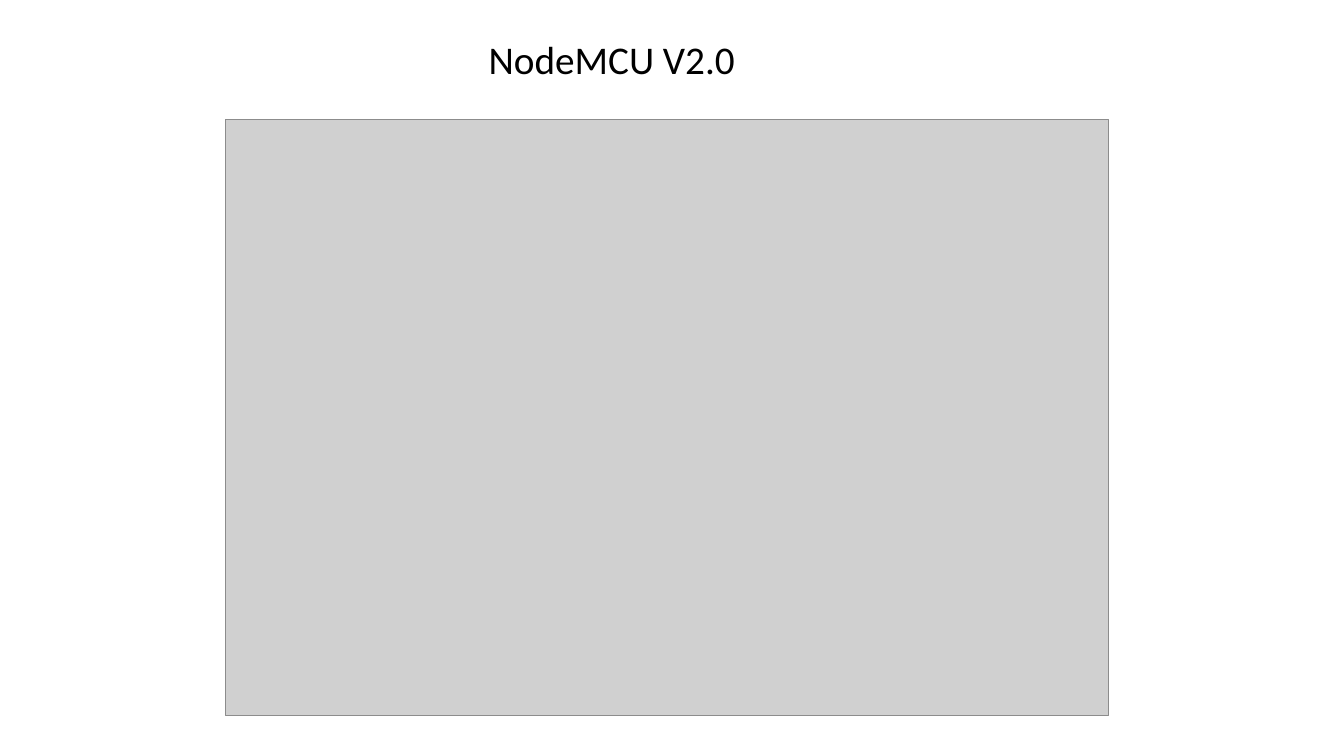
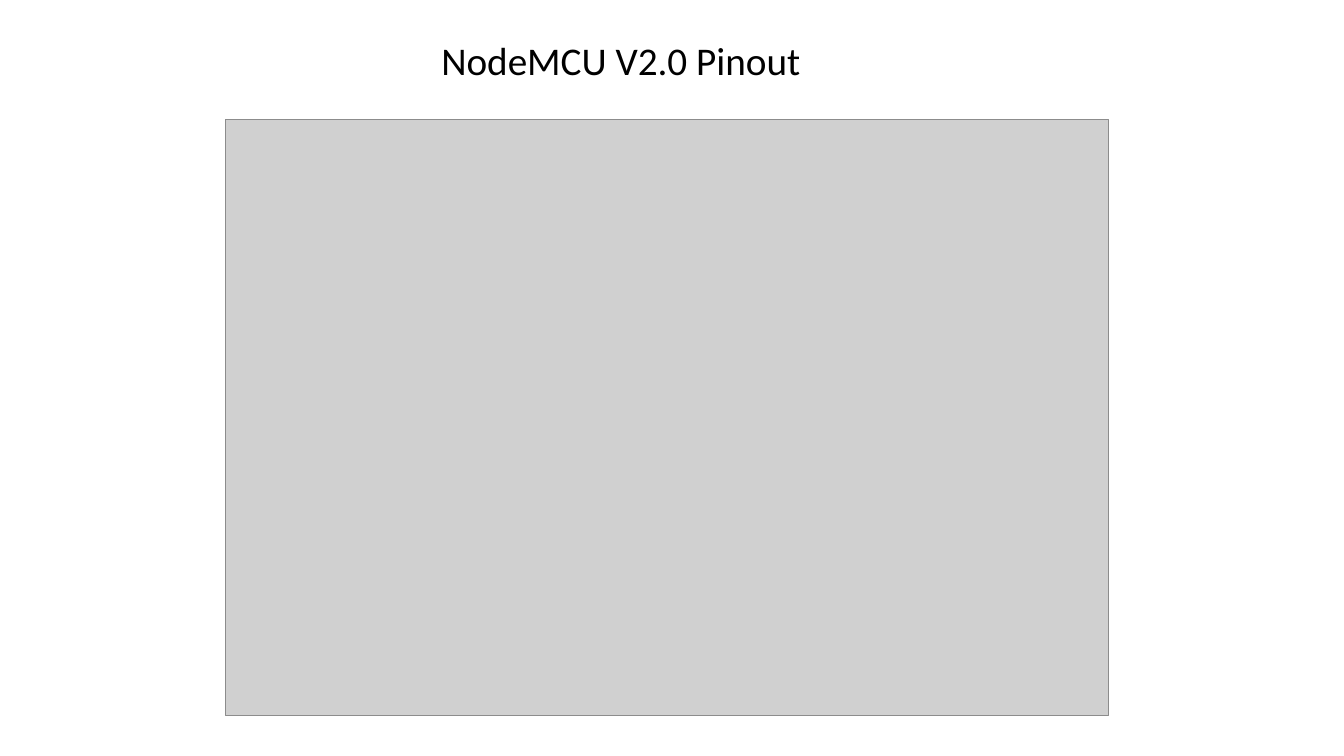
Before and after one commit to hamidrezaHemati/MQTT-AutoLock, a slide deck: slide 2 of Module Test/ESP8266/Pinout.pptx (slide 1 before the commit). Drawn at 1344x756 pixels with LibreOffice and Linux fonts; fonts in the diff are those of the drawing; grey boxes stand for pictures. Boxes give left, top, right and bottom in pixels: in the first picture for what was removed or moved away, otherwise in the second. Text is boxed around its words. In the diff, an @@ line names an element or a change of style, - is before the commit and + after.

Commit message:
Adding nodemcu and pinout doc, modify mqtt broaker public ip in code

```diff
--- a/Module Test/ESP8266/Pinout.pptx
+++ b/Module Test/ESP8266/Pinout.pptx
@@ text at box(441, 47, 800, 76): text changed @@
-NodeMCU V2.0
+NodeMCU V2.0 Pinout
```
Also in this commit, not shown: 4 slides added, 3 other files.
